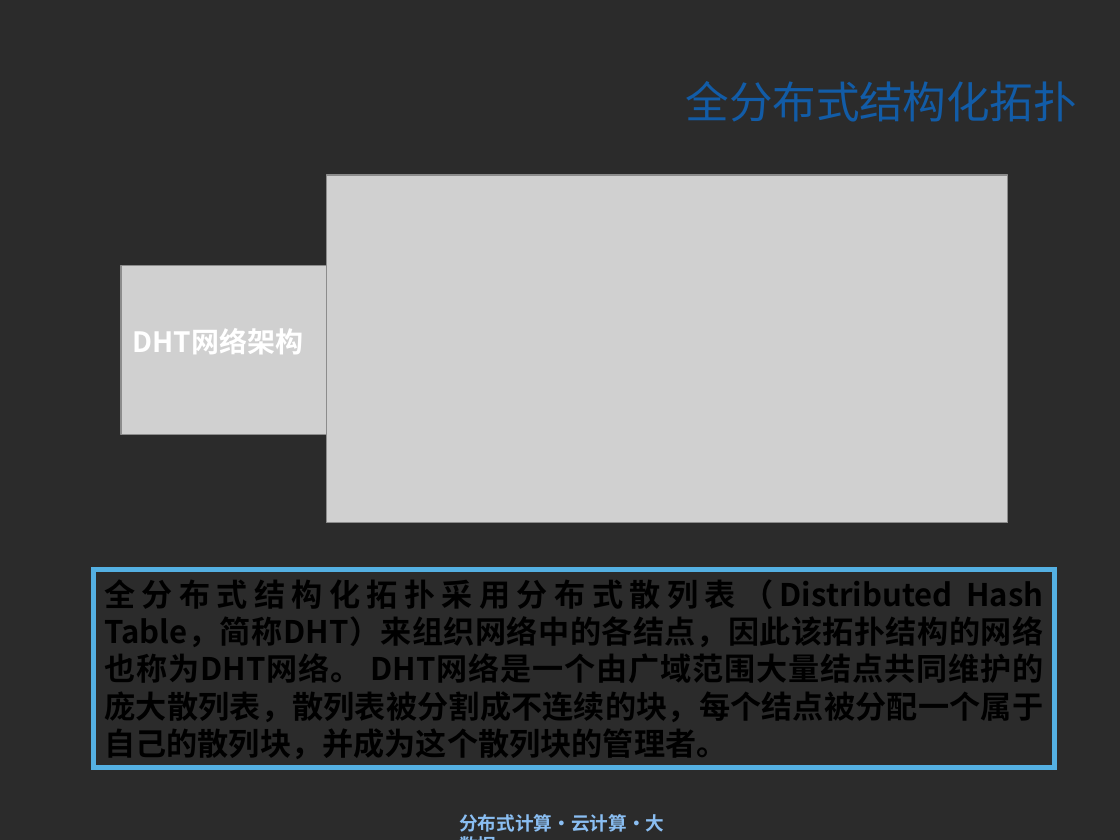
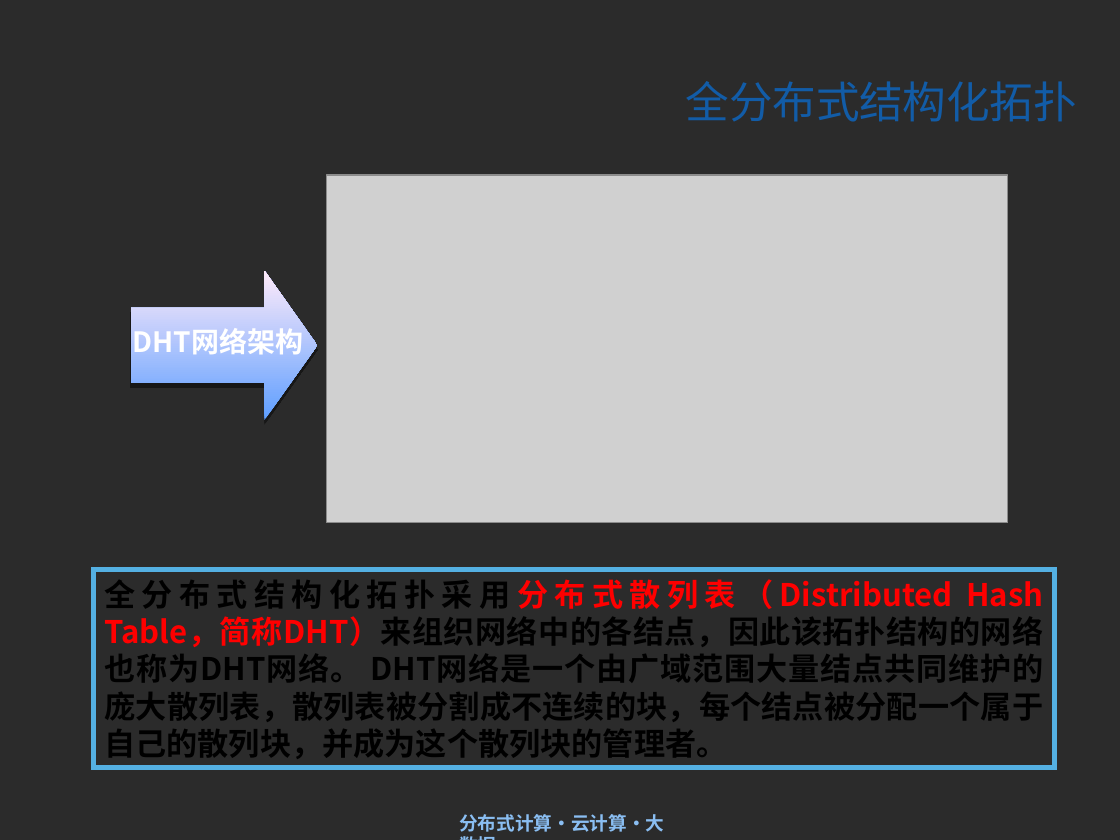
Before and after one commit to IACJ/java-DistributedComputing, a slide deck: slide 14 of ppt/第6章 P2P原理与实践.ppt. Drawn at 1120x840 pixels with LibreOffice and Linux fonts; fonts in the diff are those of the drawing; grey boxes stand for pictures; background and template pictures are left out; a plain dark background stands for a picture behind light text. Boxes give left, top, right and bottom in pixels: in the first picture for what was removed or moved away, otherwise in the second. Text is boxed around its words. In the diff, an @@ line names an element or a change of style, - is before the commit and + after.

```diff
--- a/ppt/第6章 P2P原理与实践.ppt
+++ b/ppt/第6章 P2P原理与实践.ppt
@@ picture removed at (x1=121, y1=265, x2=326, y2=435) @@
@@ right arrow added at (x1=131, y1=271, x2=318, y2=420), fill gradient #5E9EFF to #FFEBFA @@
@@ rectangle "全分布式结构化拓扑采用分布式散列表（Distributed Hash Table，简称DHT）来组织网络中的各结点，因此 ..." at (x1=93, y1=569, x2=1054, y2=767): text colour #000000 to #FF0000 in "全分布式结构化拓扑采用分布式散列表（Distributed Hash Table，简称DHT）来组织网络中的各结点，因此 ..." @@
```
Also in this commit, not shown: 18 other slides changed, 46 other files.
